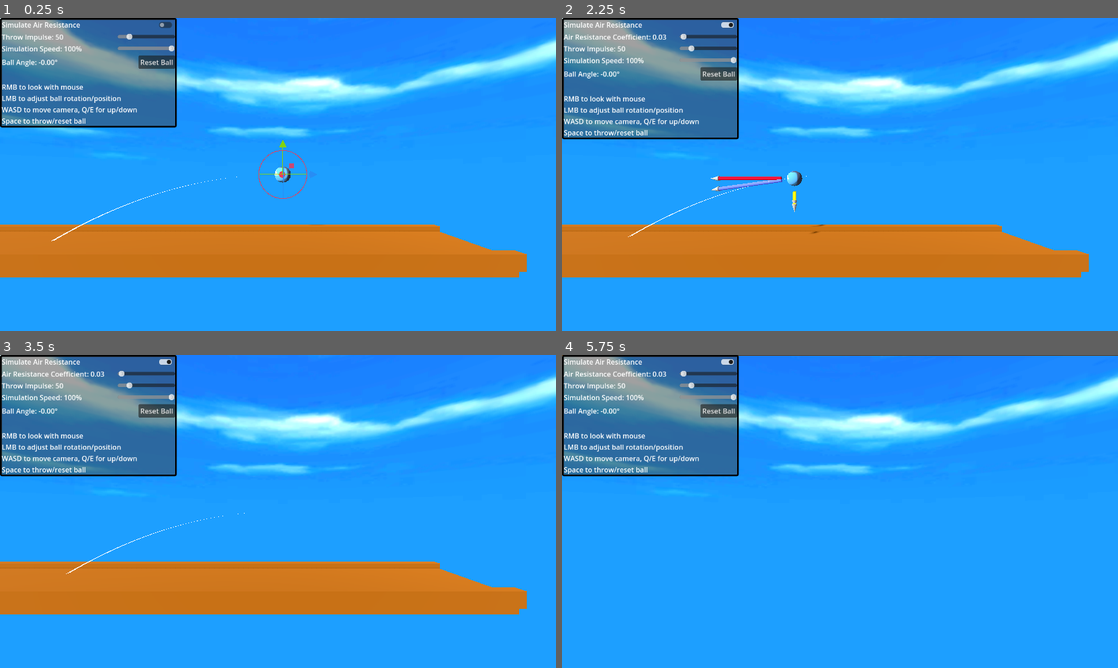
Above: before the commit, frames 1-4 (two rows, left to right).
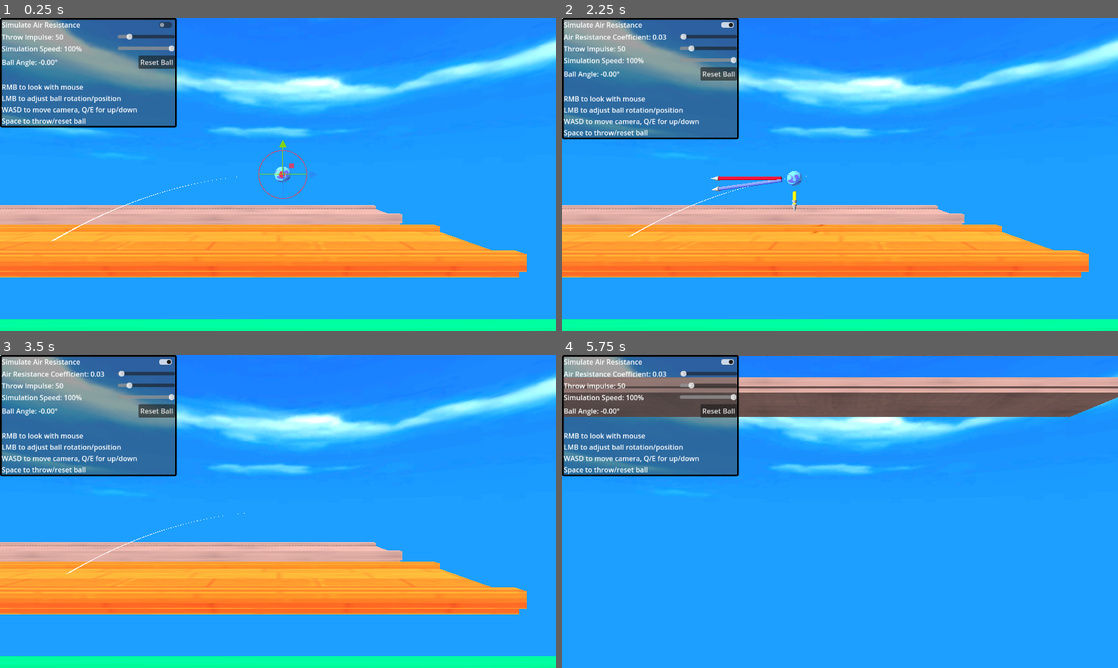
Above: after the commit, the same moments.

Repository: ErythiaSea/CMP400-PhET
Game: Godot game, scene res://Scenes/bowlingEnv.tscn
Two runs of this game, one before a commit and one after it. Both use one fixed random seed, a clock stepped at 60 frames per second and the inputs below. The engine's default icon, where the game draws it, is replaced by a stand-in: a white triangle on a blue panel in a dark square.
Inputs (mouse positions are in pixels of both pictures, inside the frame that each line leads up to):
- Up to frame 1 (0.25 s): no input
- Up to frame 2 (2.25 s): click (728, 24) at 0.5 s; click "Reset Ball" at 1.25 s; tap Enter (ui_accept) at 2 s; move the mouse to (962, 158) at 2.02 s; hold L (ball_right) from 2.03 s (still down); tap Space (ball_fire) at 2.1 s; click (962, 158) at 2.17 s
- Up to frame 3 (3.5 s): tap Enter (ui_accept) at 2.27 s; release L (ball_right) at 2.75 s; drag from (166, 527) to (250, 574) at 2.77 s
- Up to frame 4 (5.75 s): tap Enter (ui_accept) at 3.5, 5, 5.27 s; move the mouse to (895, 442) at 3.52 s; hold L (ball_right) 3.53-4.25 s; hold E (camera_down) 3.53-4.25 s; drag from (812, 574) to (673, 464) at 4.27 s; move the mouse to (1006, 558) at 5.02 s; hold J (ball_left) from 5.03 s (still down); hold A (camera_left) from 5.03 s (still down)

The runs differ from the first frame. In frame 1, 23% of the frame differs, in the area x 0-100%, y 47-100%; in frame 2, 23%, in the area x 0-100%, y 48-100%; in frame 3, 23%; in frame 4, 12%.

Commit message:
multiple bowling lanes + textures

Diff:
--- a/Scenes/bowlingEnv.tscn
+++ b/Scenes/bowlingEnv.tscn
@@ -1,15 +1,18 @@
-[gd_scene load_steps=27 format=3 uid="uid://dg0lyw2wu0nwg"]
+[gd_scene load_steps=33 format=3 uid="uid://dg0lyw2wu0nwg"]
 
 [ext_resource type="Script" uid="uid://cc5q1cb24qhcx" path="res://Scenes/bowling_env.gd" id="1_0fhea"]
 [ext_resource type="Script" uid="uid://b2k2ymxk2hqwc" path="res://Scenes/mouselook_cam.gd" id="1_08dfx"]
 [ext_resource type="Texture2D" uid="uid://c606rf1fe35sf" path="res://GFX/lcsky.png" id="1_deeac"]
 [ext_resource type="Script" uid="uid://d2vpsis0wq81n" path="res://Scenes/bowling_ball.gd" id="3_0fhea"]
-[ext_resource type="Texture2D" uid="uid://d1m22d2jq0h1m" path="res://GFX/icon.svg" id="3_wp4vv"]
 [ext_resource type="PackedScene" uid="uid://bvlr2qb0wnb5" path="res://Scenes/forceDiagComponent.tscn" id="4_0fhea"]
 [ext_resource type="Script" uid="uid://e3f1ox6y6cvg" path="res://addons/Gizmo3DScript/gizmo3D.gd" id="6_wp4vv"]
+[ext_resource type="Texture2D" uid="uid://b8ydn45666nk7" path="res://GFX/bowling_ball.png" id="7_fxcs8"]
 [ext_resource type="Script" uid="uid://cigrabbeusvkm" path="res://Scenes/trajectory_line.gd" id="8_hymiy"]
+[ext_resource type="PackedScene" uid="uid://dy1n73wqdiydt" path="res://Scenes/bowling_lane.tscn" id="9_aomcl"]
 [ext_resource type="PackedScene" uid="uid://4oeyivm4nvdn" path="res://Scenes/bowling_pin.tscn" id="9_lt5hn"]
+[ext_resource type="Material" uid="uid://i0skkgbqocpn" path="res://res/lane_mat_cloth.tres" id="10_fxcs8"]
 [ext_resource type="Script" uid="uid://c1l5soefw1mvj" path="res://Scenes/gui_root.gd" id="10_w56ka"]
+[ext_resource type="Material" uid="uid://bdqpj5wm15e50" path="res://res/lane_mat_rubber.tres" id="11_4hcwo"]
 
 [sub_resource type="PanoramaSkyMaterial" id="PanoramaSkyMaterial_hymiy"]
 panorama = ExtResource("1_deeac")
@@ -41,25 +44,21 @@
 height = 0.214
 
 [sub_resource type="StandardMaterial3D" id="StandardMaterial3D_unano"]
-albedo_texture = ExtResource("3_wp4vv")
-
-[sub_resource type="PhysicsMaterial" id="PhysicsMaterial_hymiy"]
+albedo_texture = ExtResource("7_fxcs8")
+
+[sub_resource type="PhysicsMaterial" id="PhysicsMaterial_fxcs8"]
 friction = 0.08
-bounce = 0.25
-
-[sub_resource type="StandardMaterial3D" id="StandardMaterial3D_w56ka"]
-albedo_color = Color(0.49833453, 0.27897835, 4.3317675e-07, 1)
-
-[sub_resource type="BoxMesh" id="BoxMesh_w56ka"]
-material = SubResource("StandardMaterial3D_w56ka")
-size = Vector3(25, 0.185, 0.1)
-
-[sub_resource type="BoxMesh" id="BoxMesh_fxcs8"]
-material = SubResource("StandardMaterial3D_w56ka")
-size = Vector3(25, 0.185, 0.1)
-
-[sub_resource type="BoxMesh" id="BoxMesh_aomcl"]
-material = SubResource("StandardMaterial3D_w56ka")
+
+[sub_resource type="BoxMesh" id="BoxMesh_4hcwo"]
+material = ExtResource("10_fxcs8")
+size = Vector3(25, 0.185, 0.1)
+
+[sub_resource type="BoxMesh" id="BoxMesh_3hgm0"]
+material = ExtResource("10_fxcs8")
+size = Vector3(25, 0.185, 0.1)
+
+[sub_resource type="BoxMesh" id="BoxMesh_632io"]
+material = ExtResource("10_fxcs8")
 size = Vector3(25, 0.185, 1.1)
 
 [sub_resource type="BoxShape3D" id="BoxShape3D_lt5hn"]
@@ -67,6 +66,22 @@
 
 [sub_resource type="BoxShape3D" id="BoxShape3D_fxcs8"]
 size = Vector3(25, 0.185, 0.1)
+
+[sub_resource type="PhysicsMaterial" id="PhysicsMaterial_4hcwo"]
+friction = 0.08
+bounce = 1.0
+
+[sub_resource type="BoxMesh" id="BoxMesh_fxvee"]
+material = ExtResource("11_4hcwo")
+size = Vector3(25, 0.185, 0.1)
+
+[sub_resource type="BoxMesh" id="BoxMesh_d7l01"]
+material = ExtResource("11_4hcwo")
+size = Vector3(25, 0.185, 0.1)
+
+[sub_resource type="BoxMesh" id="BoxMesh_glwuy"]
+material = ExtResource("11_4hcwo")
+size = Vector3(25, 0.185, 1.1)
 
 [sub_resource type="StyleBoxFlat" id="StyleBoxFlat_aomcl"]
 bg_color = Color(0.24477634, 0.24477643, 0.24477628, 0.49411765)
@@ -138,29 +153,58 @@
 length_scale = 0.5
 distance_from_center = 0.75
 
-[node name="lane" type="StaticBody3D" parent="."]
+[node name="laneWood" parent="." instance=ExtResource("9_aomcl")]
 transform = Transform3D(-4.371139e-08, 0, 1, 0, 1, 0, -1, 0, -4.371139e-08, 0, 0, -10)
-physics_material_override = SubResource("PhysicsMaterial_hymiy")
-
-[node name="Rbarrier" type="MeshInstance3D" parent="lane"]
+
+[node name="laneCloth" type="StaticBody3D" parent="."]
+transform = Transform3D(-4.371139e-08, 0, 1, 0, 1, 0, -1, 0, -4.371139e-08, 2.1005538, 0, -10)
+physics_material_override = SubResource("PhysicsMaterial_fxcs8")
+
+[node name="Rbarrier" type="MeshInstance3D" parent="laneCloth"]
 transform = Transform3D(1, 0, 0, 0, 1, 0, 0, 0, 1, 0, 0.086, 0.565)
-mesh = SubResource("BoxMesh_w56ka")
-
-[node name="LBarrier" type="MeshInstance3D" parent="lane"]
+mesh = SubResource("BoxMesh_4hcwo")
+
+[node name="LBarrier" type="MeshInstance3D" parent="laneCloth"]
 transform = Transform3D(1, 0, 0, 0, 1, 0, 0, 0, 1, 0, 0.086381435, -0.565176)
-mesh = SubResource("BoxMesh_fxcs8")
-
-[node name="Floor" type="MeshInstance3D" parent="lane"]
-mesh = SubResource("BoxMesh_aomcl")
-
-[node name="CollisionShape3D" type="CollisionShape3D" parent="lane"]
+mesh = SubResource("BoxMesh_3hgm0")
+
+[node name="Floor" type="MeshInstance3D" parent="laneCloth"]
+mesh = SubResource("BoxMesh_632io")
+
+[node name="CollisionShape3D" type="CollisionShape3D" parent="laneCloth"]
 shape = SubResource("BoxShape3D_lt5hn")
 
-[node name="CollisionShape3D2" type="CollisionShape3D" parent="lane"]
+[node name="CollisionShape3D2" type="CollisionShape3D" parent="laneCloth"]
 transform = Transform3D(1, 0, 0, 0, 1, 0, 0, 0, 1, 0, 0.086, -0.565)
 shape = SubResource("BoxShape3D_fxcs8")
 
-[node name="CollisionShape3D3" type="CollisionShape3D" parent="lane"]
+[node name="CollisionShape3D3" type="CollisionShape3D" parent="laneCloth"]
+transform = Transform3D(1, 0, 0, 0, 1, 0, 0, 0, 1, 0, 0.086, 0.565)
+shape = SubResource("BoxShape3D_fxcs8")
+
+[node name="laneRubber" type="StaticBody3D" parent="."]
+transform = Transform3D(-4.371139e-08, 0, 1, 0, 1, 0, -1, 0, -4.371139e-08, -2.1756198, 0, -10)
+physics_material_override = SubResource("PhysicsMaterial_4hcwo")
+
+[node name="Rbarrier" type="MeshInstance3D" parent="laneRubber"]
+transform = Transform3D(1, 0, 0, 0, 1, 0, 0, 0, 1, 0, 0.086, 0.565)
+mesh = SubResource("BoxMesh_fxvee")
+
+[node name="LBarrier" type="MeshInstance3D" parent="laneRubber"]
+transform = Transform3D(1, 0, 0, 0, 1, 0, 0, 0, 1, 0, 0.086381435, -0.565176)
+mesh = SubResource("BoxMesh_d7l01")
+
+[node name="Floor" type="MeshInstance3D" parent="laneRubber"]
+mesh = SubResource("BoxMesh_glwuy")
+
+[node name="CollisionShape3D" type="CollisionShape3D" parent="laneRubber"]
+shape = SubResource("BoxShape3D_lt5hn")
+
+[node name="CollisionShape3D2" type="CollisionShape3D" parent="laneRubber"]
+transform = Transform3D(1, 0, 0, 0, 1, 0, 0, 0, 1, 0, 0.086, -0.565)
+shape = SubResource("BoxShape3D_fxcs8")
+
+[node name="CollisionShape3D3" type="CollisionShape3D" parent="laneRubber"]
 transform = Transform3D(1, 0, 0, 0, 1, 0, 0, 0, 1, 0, 0.086, 0.565)
 shape = SubResource("BoxShape3D_fxcs8")
 
--- /dev/null
+++ b/Scenes/bowling_lane.tscn
@@ -0,0 +1,52 @@
+[gd_scene load_steps=8 format=3 uid="uid://dy1n73wqdiydt"]
+
+[ext_resource type="Material" uid="uid://dhv24qs0yiphl" path="res://res/lane_mat_wood.tres" id="1_aktxr"]
+
+[sub_resource type="PhysicsMaterial" id="PhysicsMaterial_hymiy"]
+friction = 0.08
+bounce = 0.4
+
+[sub_resource type="BoxMesh" id="BoxMesh_w56ka"]
+lightmap_size_hint = Vector2i(129, 132)
+material = ExtResource("1_aktxr")
+size = Vector3(25, 0.185, 0.1)
+
+[sub_resource type="BoxMesh" id="BoxMesh_fxcs8"]
+material = ExtResource("1_aktxr")
+size = Vector3(25, 0.185, 0.1)
+
+[sub_resource type="BoxMesh" id="BoxMesh_aomcl"]
+material = ExtResource("1_aktxr")
+size = Vector3(25, 0.185, 1.1)
+
+[sub_resource type="BoxShape3D" id="BoxShape3D_lt5hn"]
+size = Vector3(25, 0.185, 1.1)
+
+[sub_resource type="BoxShape3D" id="BoxShape3D_fxcs8"]
+size = Vector3(25, 0.185, 0.1)
+
+[node name="lane" type="StaticBody3D"]
+transform = Transform3D(-4.371139e-08, 0, 1, 0, 1, 0, -1, 0, -4.371139e-08, 0, 0, 0)
+physics_material_override = SubResource("PhysicsMaterial_hymiy")
+
+[node name="Rbarrier" type="MeshInstance3D" parent="."]
+transform = Transform3D(1, 0, 0, 0, 1, 0, 0, 0, 1, 0, 0.086, 0.565)
+mesh = SubResource("BoxMesh_w56ka")
+
+[node name="LBarrier" type="MeshInstance3D" parent="."]
+transform = Transform3D(1, 0, 0, 0, 1, 0, 0, 0, 1, 0, 0.086381435, -0.565176)
+mesh = SubResource("BoxMesh_fxcs8")
+
+[node name="Floor" type="MeshInstance3D" parent="."]
+mesh = SubResource("BoxMesh_aomcl")
+
+[node name="CollisionShape3D" type="CollisionShape3D" parent="."]
+shape = SubResource("BoxShape3D_lt5hn")
+
+[node name="CollisionShape3D2" type="CollisionShape3D" parent="."]
+transform = Transform3D(1, 0, 0, 0, 1, 0, 0, 0, 1, 0, 0.086, -0.565)
+shape = SubResource("BoxShape3D_fxcs8")
+
+[node name="CollisionShape3D3" type="CollisionShape3D" parent="."]
+transform = Transform3D(1, 0, 0, 0, 1, 0, 0, 0, 1, 0, 0.086, 0.565)
+shape = SubResource("BoxShape3D_fxcs8")
--- /dev/null
+++ b/res/lane_mat_cloth.tres
@@ -0,0 +1,8 @@
+[gd_resource type="StandardMaterial3D" load_steps=2 format=3 uid="uid://i0skkgbqocpn"]
+
+[ext_resource type="Texture2D" uid="uid://cvhgd2vnm4q" path="res://GFX/cloth.png" id="1_746qm"]
+
+[resource]
+albedo_color = Color(0.99331325, 0.77187, 0.7095325, 1)
+albedo_texture = ExtResource("1_746qm")
+uv1_scale = Vector3(20, 1.5, 1)
--- /dev/null
+++ b/res/lane_mat_rubber.tres
@@ -0,0 +1,10 @@
+[gd_resource type="StandardMaterial3D" load_steps=2 format=3 uid="uid://bdqpj5wm15e50"]
+
+[ext_resource type="Texture2D" uid="uid://cr77ua0vywjeh" path="res://GFX/rubber.png" id="1_0uvrp"]
+
+[resource]
+albedo_color = Color(0, 0.78630847, 0.48814082, 1)
+albedo_texture = ExtResource("1_0uvrp")
+roughness = 0.1
+uv1_scale = Vector3(3, 0.75, 1)
+uv1_offset = Vector3(0, 0.135, 0)
--- /dev/null
+++ b/res/lane_mat_wood.tres
@@ -0,0 +1,8 @@
+[gd_resource type="StandardMaterial3D" load_steps=2 format=3 uid="uid://dhv24qs0yiphl"]
+
+[ext_resource type="Texture2D" uid="uid://bpj3r1wp22wh3" path="res://GFX/wood_planks.png" id="1_uqn6n"]
+
+[resource]
+albedo_color = Color(0.9999998, 0.6314859, 0.25730592, 1)
+albedo_texture = ExtResource("1_uqn6n")
+uv1_scale = Vector3(30, 1.5, 1)
Binary file added: GFX/bowling_ball.png
Not shown, added: GFX/bowling_ball.png.import
Binary file added: GFX/cloth.png
Not shown, added: GFX/cloth.png.import
Binary file added: GFX/rubber.png
Not shown, added: GFX/rubber.png.import
Binary file added: GFX/wood_planks.png
Not shown, added: GFX/wood_planks.png.import
